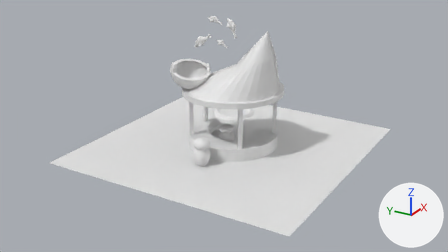
The Blender file PenguinFishStand_BlockOut.blend, before and after one commit.
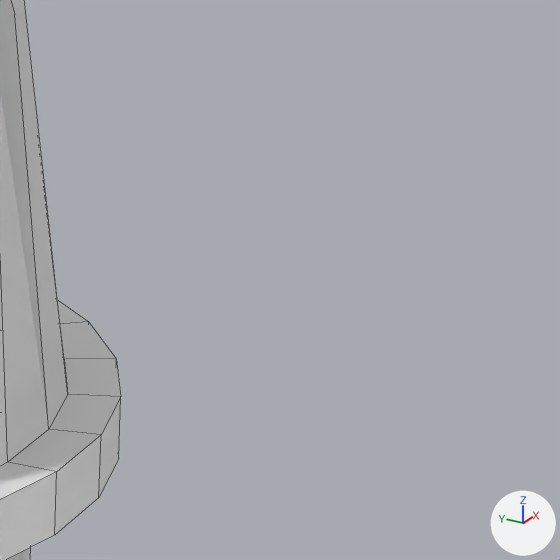
The first picture shows the older version from the file's camera 'Camera'. The close-ups show both versions on the part from 61% to 72% of the width and 22% to 41% of the height of that picture; other places that the commit changed are outside them. Every picture has the same lights, and +X, +Y and +Z are marked at lower right. The close-ups show mesh edges as thin lines.

In view in the first close-up: 'Roof'.
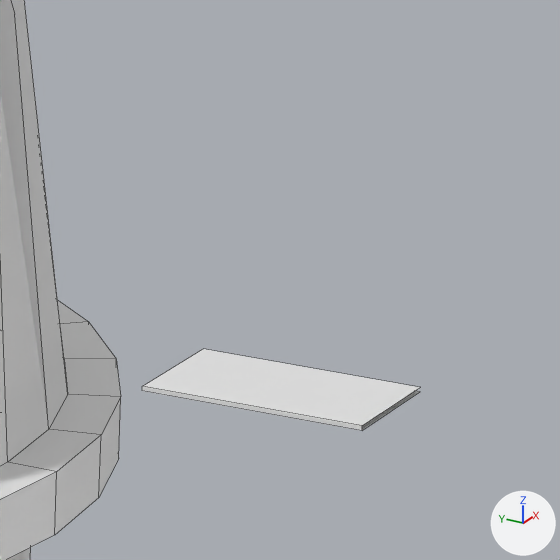
Pixel boxes (x1, y1, x2, y2) of what changed, in the close-ups (560 x 560 px):
```json
{"object": "Grill", "change": "added", "after": [142, 349, 420, 430]}
```

The change, as JSON lines over the scene's bpy script:
```json
{"op": "add", "block": "me_sphere_001", "code": ["me_sphere_001 = bpy.data.meshes.new('Sphere.001')", "me_sphere_001.from_pydata([(0.181, -0.462, 0.135), (0.179, -0.457, 0.151), (-0.506, 0.061, -0.064), (-0.507, 0.066, -0.048), (0.507, -0.066, 0.048), (0.506, -0.061, 0.064), (-0.179, 0.457, -0.151), (-0.181, 0.462, -0.135)], [], [(0, 1, 3, 2), (2, 3, 7, 6), (2, 6, 4, 0), (7, 3, 1, 5)])"]}
{"op": "add", "block": "ob_grill", "code": ["ob_grill = bpy.data.objects.new('Grill', me_sphere_001)", "ob_grill.location = (-1.142, -4.734, 4.772)", "ob_grill.rotation_euler = (0.275, 0.0724, -0.89)  # degrees (16, 4.1, -51)", "ob_grill.scale = (1.18, 1.18, 1.18)"]}
```
